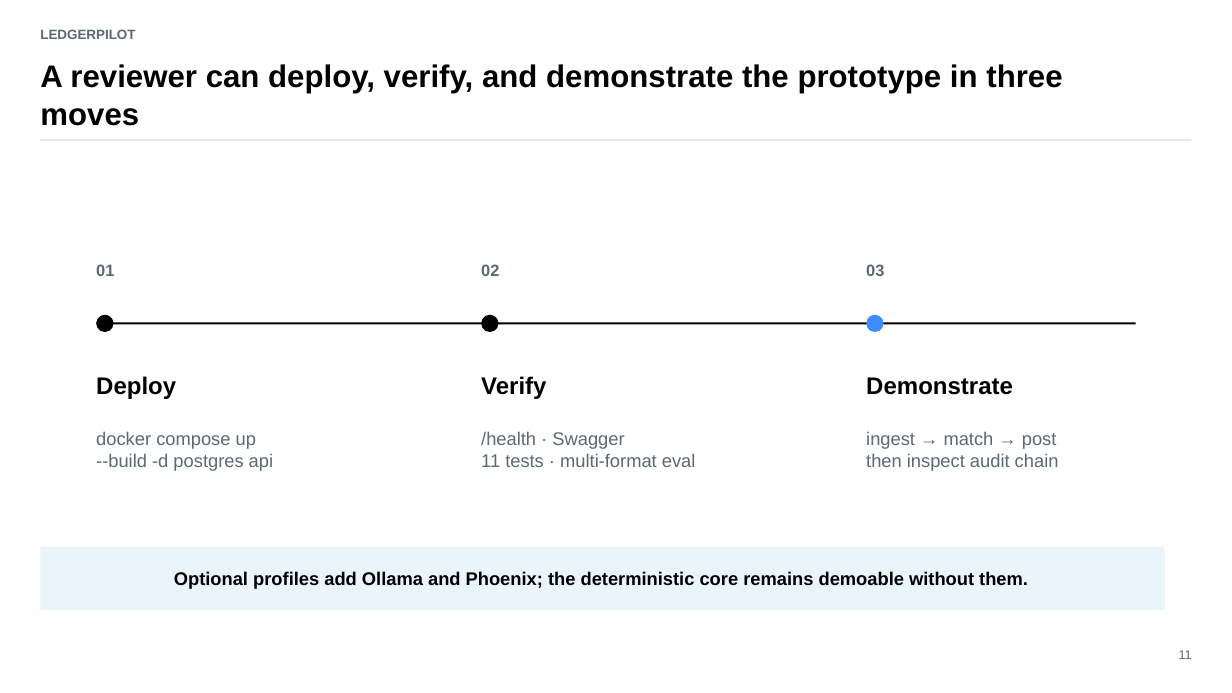
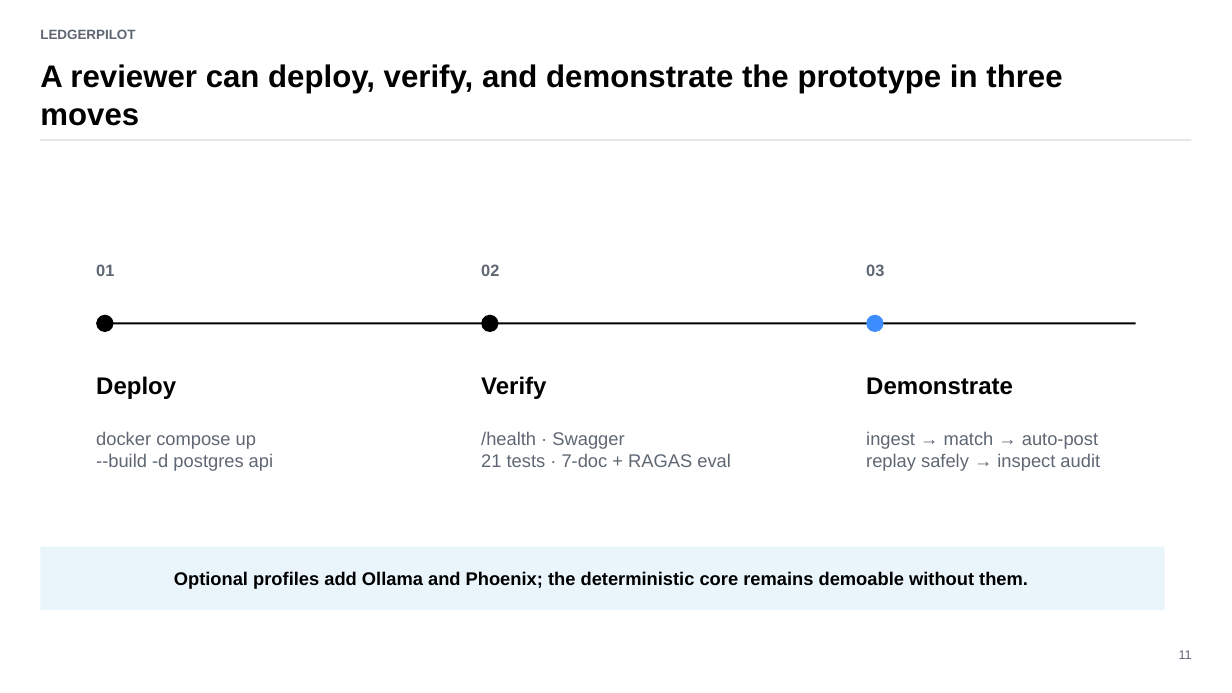
Before and after one commit to saifs1315/Agentic-Invoice-to-Payment, a slide deck: slide 11 of presentation/LedgerPilot_Assignment_Deck.pptx. Drawn at 1232x693 pixels with LibreOffice and Linux fonts; fonts in the diff are those of the drawing. Boxes give left, top, right and bottom in pixels: in the first picture for what was removed or moved away, otherwise in the second. Text is boxed around its words. In the diff, an @@ line names an element or a change of style, - is before the commit and + after.

```diff
--- a/presentation/LedgerPilot_Assignment_Deck.pptx
+++ b/presentation/LedgerPilot_Assignment_Deck.pptx
@@ text at [866,431,1100,471]: text changed @@
-ingest → match → post
-then inspect audit chain
+ingest → match → auto-post
+replay safely → inspect audit
@@ text at [481,453,731,467]: text changed @@
-11 tests · multi-format eval
+21 tests · 7-doc + RAGAS eval
```
Also in this commit, not shown: 4 other slides changed, 33 other files.
